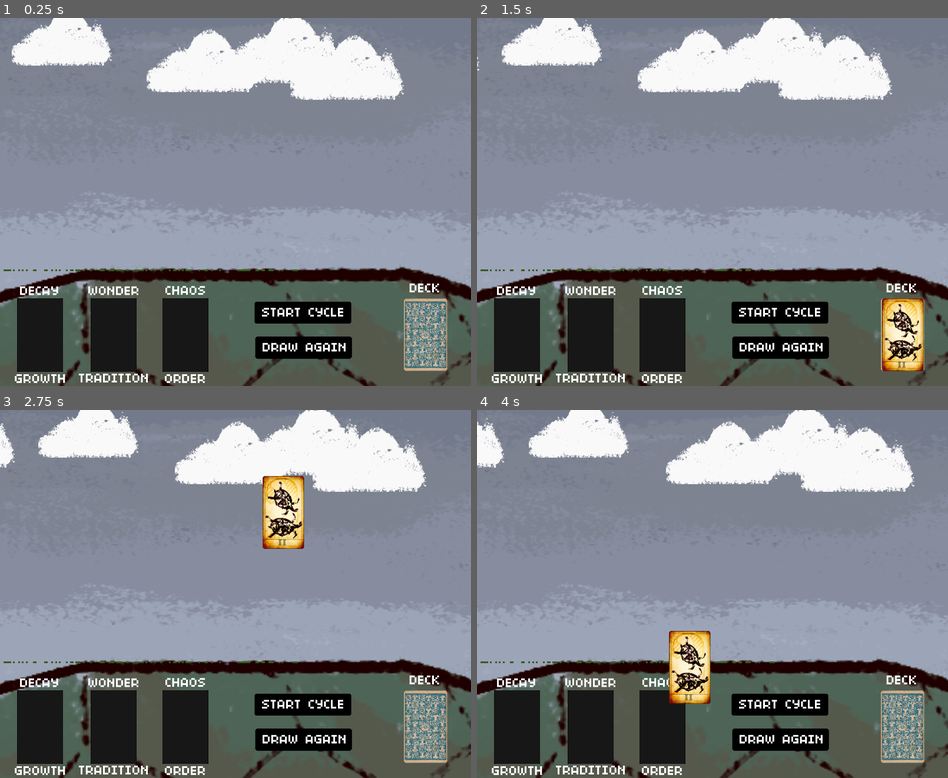
Above: before the commit, frames 1-4 (two rows, left to right).
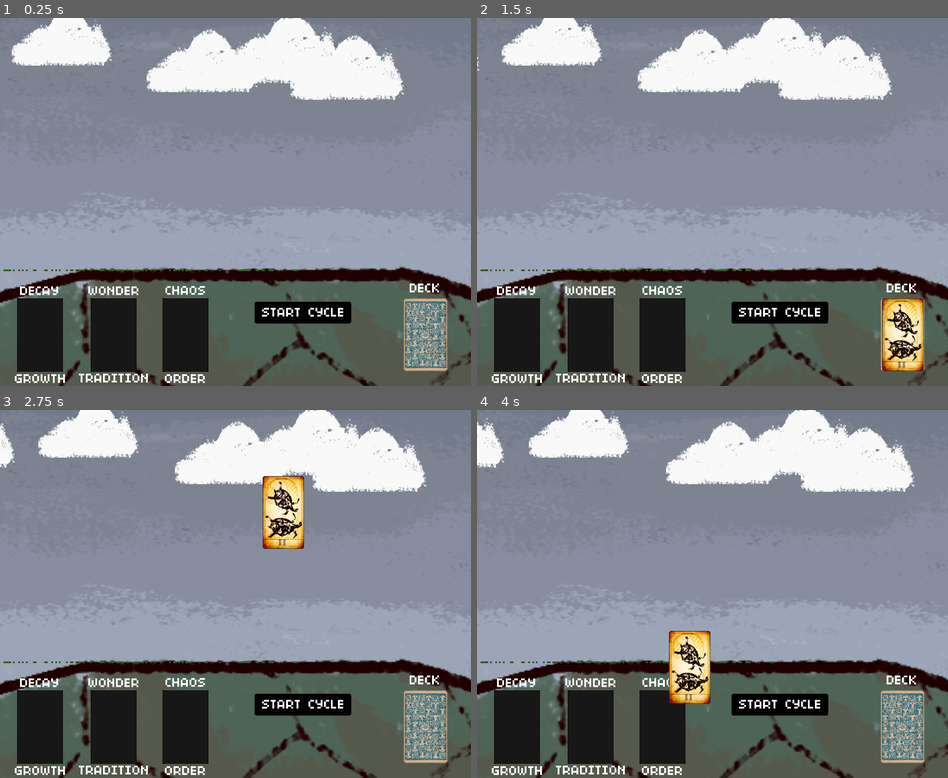
Above: after the commit, the same moments.

Repository: simonmnash/BGS13
Game: Godot game, scene res://Board.tscn
Same seed, same stepped clock (60 frames per second), same inputs: the game is played once before the commit and once after it.
Inputs (mouse positions are in pixels of both pictures, inside the frame that each line leads up to):
- Up to frame 1 (0.25 s): no input
- Up to frame 2 (1.5 s): move the mouse to (900, 334) at 0.52 s; click (900, 334) at 0.67 s; move the mouse to (900, 334) at 1.27 s; click (900, 334) at 1.42 s
- Up to frame 3 (2.75 s): move the mouse to (282, 513) at 2.02 s; click (282, 513) at 2.17 s
- Up to frame 4 (4 s): move the mouse to (688, 667) at 2.77 s; click (688, 667) at 2.92 s; move the mouse to (853, 649) at 3.52 s; click (853, 649) at 3.67 s

The runs differ from the first frame. In frame 1, 1.2% of the frame differs, in the area x 54-75%, y 86-93%; in frame 2, 1.2%; in frame 3, 1.2%; in frame 4, 1.2%.

Commit message:
timer based growth

Diff:
--- a/Board.gd
+++ b/Board.gd
@@ -10,31 +10,43 @@
 # Positive is order. Negative is chaos.
 var order_chaos = 0
 
+var layers_grown = 0
+
+
+signal stop_growth
 
 func _ready():
 	# Called when the node is added to the scene for the first time.
 	# Initialization here
 	pass
 
-func end_day():
-	day_count = day_count + 1;
+
+func _on_StartCycleButton_start_growth():
+	var cards_on_board = get_tree().get_nodes_in_group("Card")
 	var growth_decay_card = get_tree().get_root().find_node("GrowthDecaySlot", true, false).get_overlapping_areas()[0]
 	var wonder_tradition_card = get_tree().get_root().find_node("WonderTraditionSlot", true, false).get_overlapping_areas()[0]
 	var order_chaos_card = 	get_tree().get_root().find_node("OrderChaosSlot", true, false).get_overlapping_areas()[0]
-
+	for card in cards_on_board:
+		card.queue_free()
 	growth_decay = growth_decay_card.card_order
 	wonder_tradition = wonder_tradition_card.card_order
 	order_chaos = order_chaos_card.card_order
 
+func _on_Timer_timeout():
+
 	get_node("AudioHandler").masterPitch = rand_range(0.8888, 1.2222)
 	get_node("AudioHandler")._resetPitch()
 
-	get_node("AudioHandler").chaos = order_chaos_card.card_order
-	get_node("AudioHandler").wonder = wonder_tradition_card.card_order
-	get_node("AudioHandler").decay = growth_decay_card.card_order
+	get_node("AudioHandler").chaos = order_chaos
+	get_node("AudioHandler").wonder = wonder_tradition
+	get_node("AudioHandler").decay = growth_decay
 
 	get_node("AudioHandler")._playAmbience()
 
-	# Build a few new layers at the end of the day.
-	for i in range(0, 3):
+	# Build a new layers at the end of the day.
+	if layers_grown < 6:
 		get_tree().get_root().find_node("TurtleCity", true, false).growth(growth_decay, wonder_tradition, order_chaos)
+		layers_grown = layers_grown + 1
+	else:
+		layers_grown = 0
+		emit_signal("stop_growth")
--- a/Board.tscn
+++ b/Board.tscn
@@ -1,10 +1,10 @@
-[gd_scene load_steps=22 format=2]
+[gd_scene load_steps=24 format=2]
 
 [ext_resource path="res://Board.gd" type="Script" id=1]
 [ext_resource path="res://Deck.tscn" type="PackedScene" id=2]
 [ext_resource path="res://deck_ui/deck.png" type="Texture" id=3]
-[ext_resource path="res://deck_ui/start-cycle-btn.png" type="Texture" id=4]
-[ext_resource path="res://deck_ui/draw-again-btn.png" type="Texture" id=5]
+[ext_resource path="res://StartCycleButton.gd" type="Script" id=4]
+[ext_resource path="res://deck_ui/start-cycle-btn.png" type="Texture" id=5]
 [ext_resource path="res://Slot.tscn" type="PackedScene" id=6]
 [ext_resource path="res://deck_ui/growth.png" type="Texture" id=7]
 [ext_resource path="res://deck_ui/decay.png" type="Texture" id=8]
@@ -21,6 +21,12 @@
 [ext_resource path="res://assets/the-turtle.png" type="Texture" id=19]
 [ext_resource path="res://Clouds.tscn" type="PackedScene" id=20]
 [ext_resource path="res://assets/sky.png" type="Texture" id=21]
+[ext_resource path="res://Timer.gd" type="Script" id=22]
+
+[sub_resource type="RectangleShape2D" id=1]
+
+custom_solver_bias = 0.0
+extents = Vector2( 104.563, 23.8575 )
 
 [node name="Board" type="Node2D" index="0"]
 
@@ -39,19 +45,28 @@
 texture = ExtResource( 3 )
 _sections_unfolded = [ "Transform" ]
 
-[node name="start cycle" type="Sprite" parent="Deck" index="3"]
+[node name="StartCycleButton" type="Area2D" parent="Deck" index="3"]
 
 position = Vector2( -265.364, -49.109 )
-scale = Vector2( 0.5, 0.5 )
-texture = ExtResource( 4 )
-_sections_unfolded = [ "Visibility" ]
-
-[node name="draw again" type="Sprite" parent="Deck" index="4"]
-
-position = Vector2( -264, 27 )
+input_pickable = true
+gravity_vec = Vector2( 0, 1 )
+gravity = 98.0
+linear_damp = 0.1
+angular_damp = 1.0
+audio_bus_override = false
+audio_bus_name = "Master"
+script = ExtResource( 4 )
+_sections_unfolded = [ "Transform" ]
+
+[node name="start cycle" type="Sprite" parent="Deck/StartCycleButton" index="0"]
+
 scale = Vector2( 0.5, 0.5 )
 texture = ExtResource( 5 )
-_sections_unfolded = [ "Transform" ]
+_sections_unfolded = [ "Transform", "Visibility" ]
+
+[node name="CollisionShape2D" type="CollisionShape2D" parent="Deck/StartCycleButton" index="1"]
+
+shape = SubResource( 1 )
 
 [node name="GrowthDecaySlot" parent="." index="1" groups=[
 "Slot",
@@ -190,3 +205,19 @@
 z_as_relative = false
 texture = ExtResource( 21 )
 _sections_unfolded = [ "Transform", "Z Index" ]
+
+[node name="Timer" type="Timer" parent="." index="8"]
+
+process_mode = 1
+wait_time = 1.0
+one_shot = false
+autostart = false
+script = ExtResource( 22 )
+
+[connection signal="stop_growth" from="." to="Timer" method="_on_Board_stop_growth"]
+
+[connection signal="start_growth" from="Deck/StartCycleButton" to="." method="_on_StartCycleButton_start_growth"]
+
+[connection signal="start_growth" from="Deck/StartCycleButton" to="Timer" method="_on_StartCycleButton_start_growth"]
+
+[connection signal="timeout" from="Timer" to="." method="_on_Timer_timeout"]
--- a/Deck.gd
+++ b/Deck.gd
@@ -4,9 +4,7 @@
 
 var card = load("res://Card.tscn") # will load when the script is instanced
 var can_draw = true
-
 func _ready():
-
 	pass
 
 func reprime_draw():
@@ -15,18 +13,8 @@
 func _input_event( viewport, event, shapeidx ):
 	if (event is InputEventMouseButton && event.pressed):
 		if can_draw:
-			# Check how many cards are on the board. If there are exactly three, then that means the day is complete.
-			# Ideally we want to add a cool animation between days.
-			# For now clear the board, and tell the GameState (which is the root node) to increment the day by 1.
 			var cards_on_board = get_tree().get_nodes_in_group("Card")
-			if cards_on_board.size() == 3:
-				for card in cards_on_board:
-					card.queue_free()
-				# There is no reason why this should be a get_tree.get_root over a signal, other than that I am
-				# used to using get_tree.get_root.find_node for everything.
-				get_tree().get_root().find_node("Board", true, false).end_day()
-
-			else:
+			if cards_on_board.size() < 3:
 				var card_instance = card.instance()
 				add_child(card_instance)
 				get_node("/root/Board/AudioHandler/pickupPlayer").play(0) #play the sound!
--- /dev/null
+++ b/StartCycleButton.gd
@@ -0,0 +1,20 @@
+extends Area2D
+
+signal start_growth
+
+func _ready():
+	# Called when the node is added to the scene for the first time.
+	# Initialization here
+	pass
+
+
+func _input_event( viewport, event, shapeidx ):
+	if (event is InputEventMouseButton && event.pressed):
+		var cards_on_board = get_tree().get_nodes_in_group("Card")
+		if cards_on_board.size() == 3:
+			# There is no reason why this should be a get_tree.get_root over a signal, other than that I am
+			# used to using get_tree.get_root.find_node for everything.
+
+			# Hey, it's a signal now, how about that?
+
+			emit_signal("start_growth")
--- /dev/null
+++ b/Timer.gd
@@ -0,0 +1,20 @@
+extends Timer
+
+signal one_grow_cycle
+
+func _ready():
+	# Called when the node is added to the scene for the first time.
+	# Initialization here
+	pass
+
+#func _process(delta):
+#	# Called every frame. Delta is time since last frame.
+#	# Update game logic here.
+#	pass
+
+func _on_StartCycleButton_start_growth():
+	start()
+
+
+func _on_Board_stop_growth():
+	stop()
--- a/TurtleCity.gd
+++ b/TurtleCity.gd
@@ -13,7 +13,6 @@
 
 
 func growth(growth_decay, wonder_tradition, order_chaos):
-	print(growth_decay)
 	if growth_decay > 0:
 		for j in range(0, current_max_height):
 			for i in range(-35,145):
